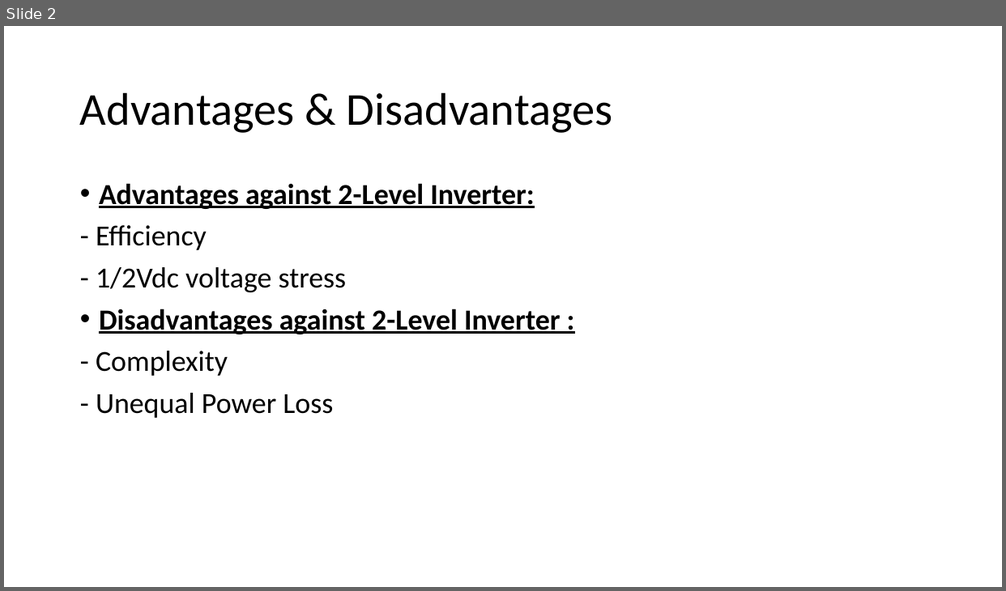
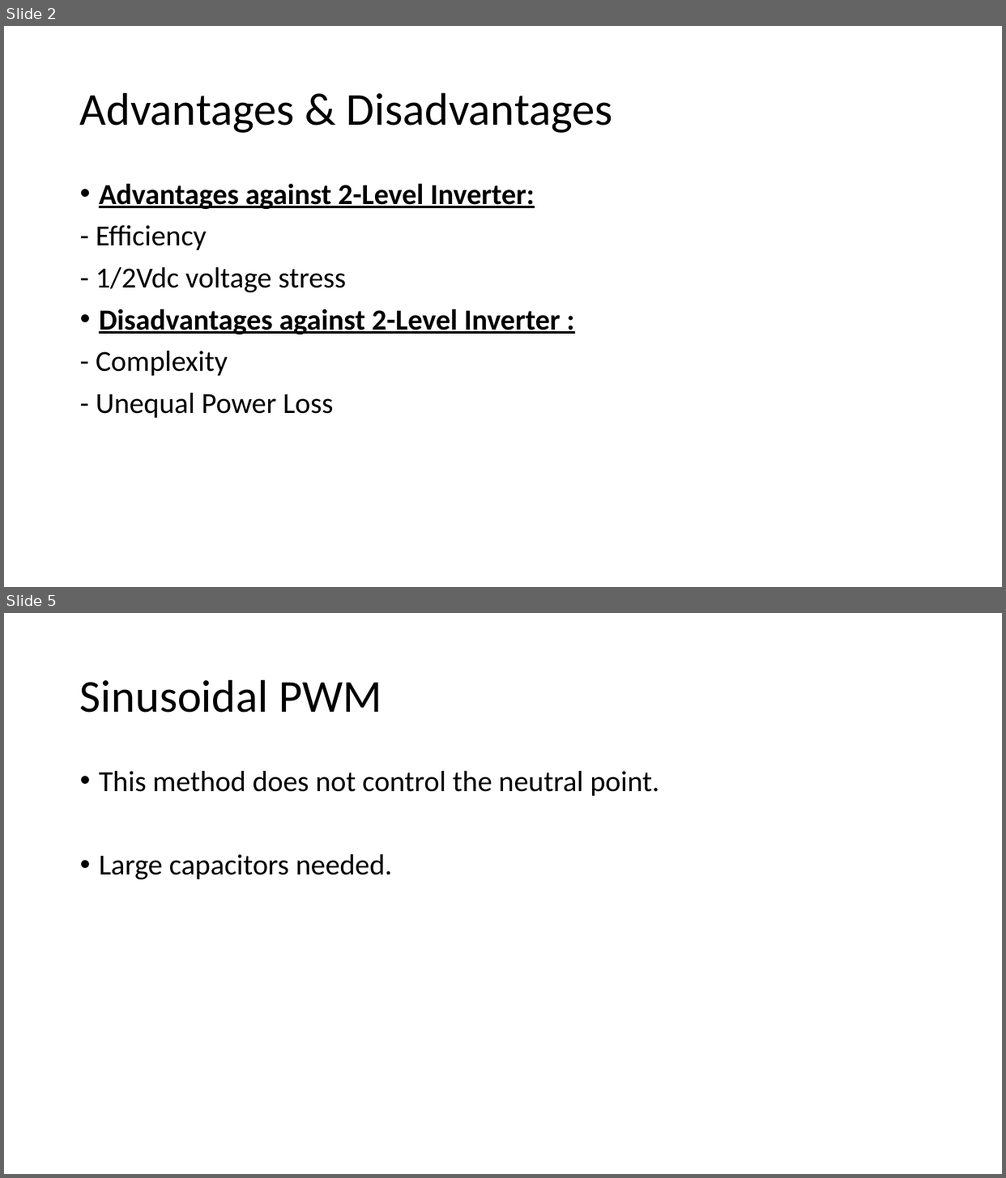
Before and after one commit to ahmetcan-akuz/Thesis, a slide deck: Reports/3-Level NPC Inverter Structure.pptx. Shown one above the other, each under a label of ours: slide 2 before the commit, slides 2 and 5 after it; the slides between them are not shown. The pictures are 1006x591 and 1006x1178 pixels, drawn with LibreOffice and Linux fonts; fonts in the diff are those of the drawing. Boxes give left, top, right and bottom in pixels: in the first picture for what was removed or moved away, otherwise in the second. Text is boxed around its words. In the diff, an @@ line names an element or a change of style, - is before the commit and + after.

Commit message:
Sinusoidal PWM of 3L Inverter

```diff
--- a/Reports/3-Level NPC Inverter Structure.pptx
+++ b/Reports/3-Level NPC Inverter Structure.pptx
@@ slide 5 added at bbox=[4, 613, 1002, 1174], background #FFFFFF @@
@@ title added at bbox=[80, 679, 382, 713], 44 pt, text #000000 @@
+Sinusoidal PWM
@@ text added at bbox=[99, 771, 660, 879], 28 pt, text #000000 @@
+• This method does not control the neutral point.
+• Large capacitors needed.
```
Also in this commit, not shown: 1 slide changed, 1 other slide added, 2 other files.
